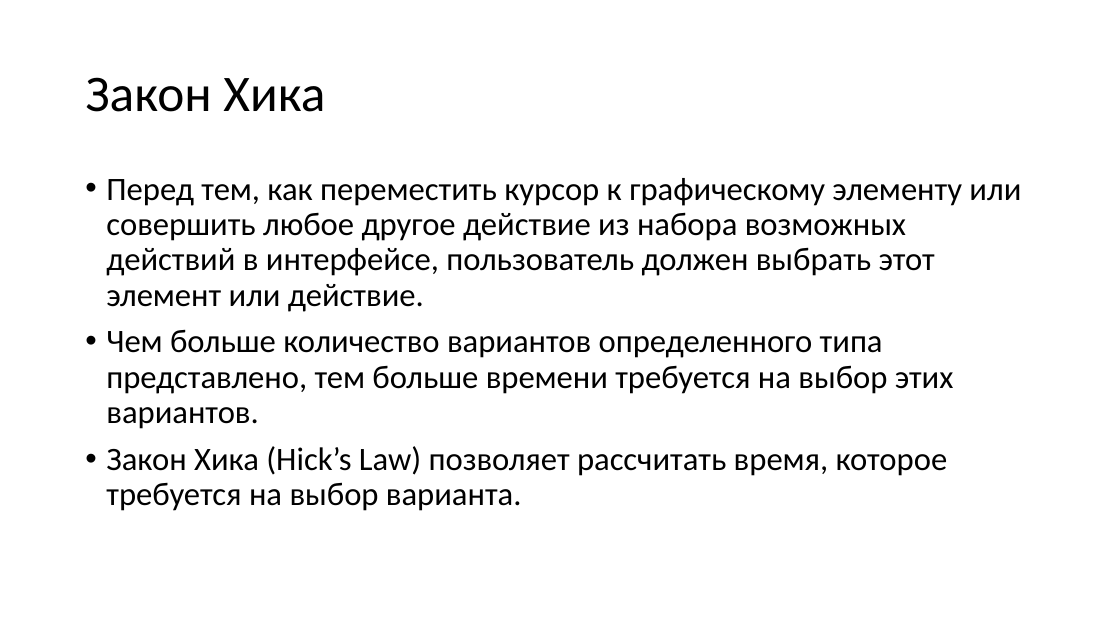
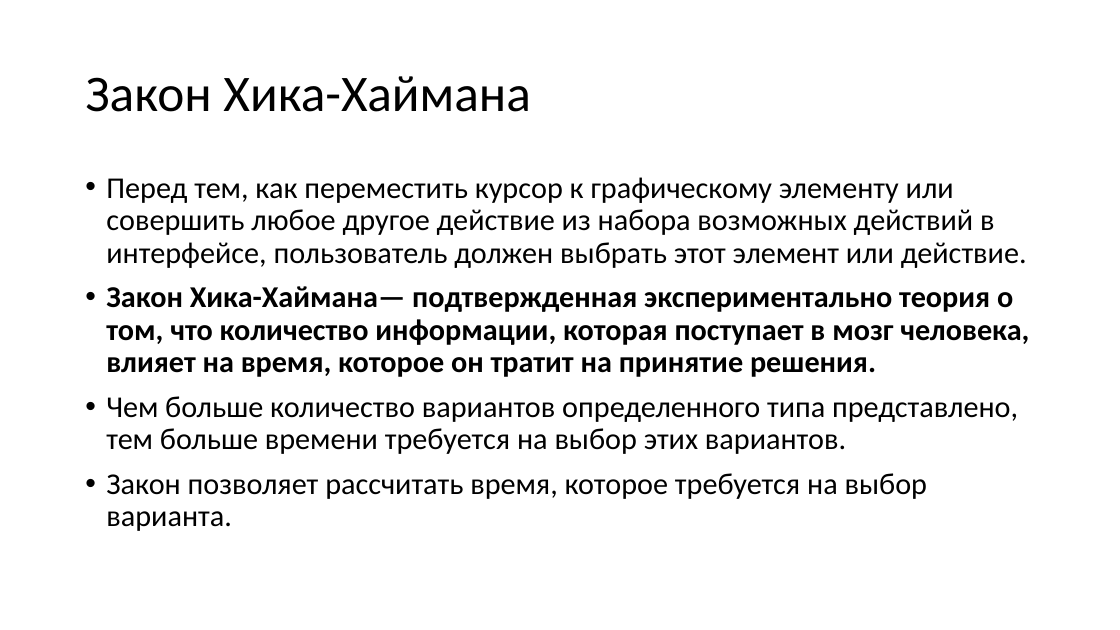
Before and after one commit to naumovda/ux, a slide deck: slide 38 of slides/ux-slides-11.pptx (slide 7 before the commit). Drawn at 1120x630 pixels with LibreOffice and Linux fonts; fonts in the diff are those of the drawing. Boxes give left, top, right and bottom in pixels: in the first picture for what was removed or moved away, otherwise in the second. Text is boxed around its words. In the diff, an @@ line names an element or a change of style, - is before the commit and + after.

```diff
--- a/slides/ux-slides-11.pptx
+++ b/slides/ux-slides-11.pptx
@@ title at [85, 76, 530, 112]: text changed @@
-Закон Хика
+Закон Хика-Хаймана
@@ text at [106, 177, 1027, 454]: size 28 to 25.9 pt in "Перед тем, как переместить курсор к графическому ...", "Чем больше количество вариантов определенного типа представл ..." @@
@@ text at [106, 286, 1029, 377]: paragraph added @@
+• Закон Хика-Хаймана— подтвержденная экспериментально теория о том, что количество информации, которая поступает в мозг человека, влияет на время, которое он тратит на принятие решения.
@@ text at [106, 473, 928, 531]: text changed; size 28 to 25.9 pt @@
-• Закон Хика (Hick’s Law) позволяет рассчитать время, которое требуется на выбор варианта.
+• Закон позволяет рассчитать время, которое требуется на выбор варианта.
```
Also in this commit, not shown: 4 other slides changed, 42 slides added, 7 other files.
